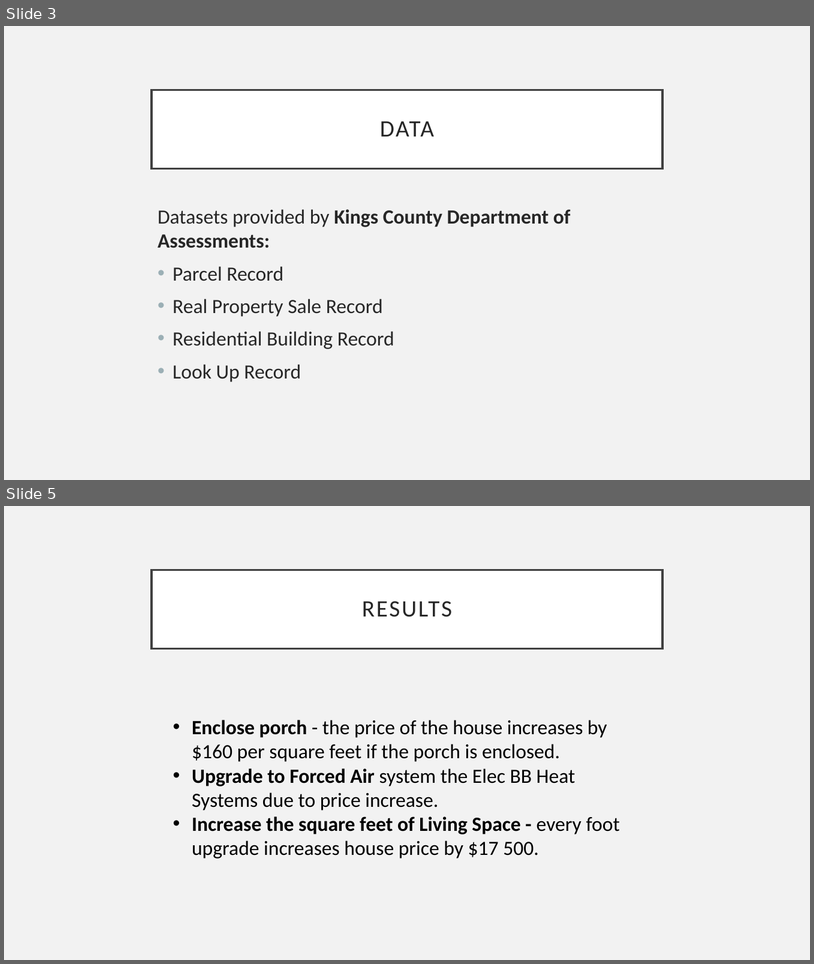
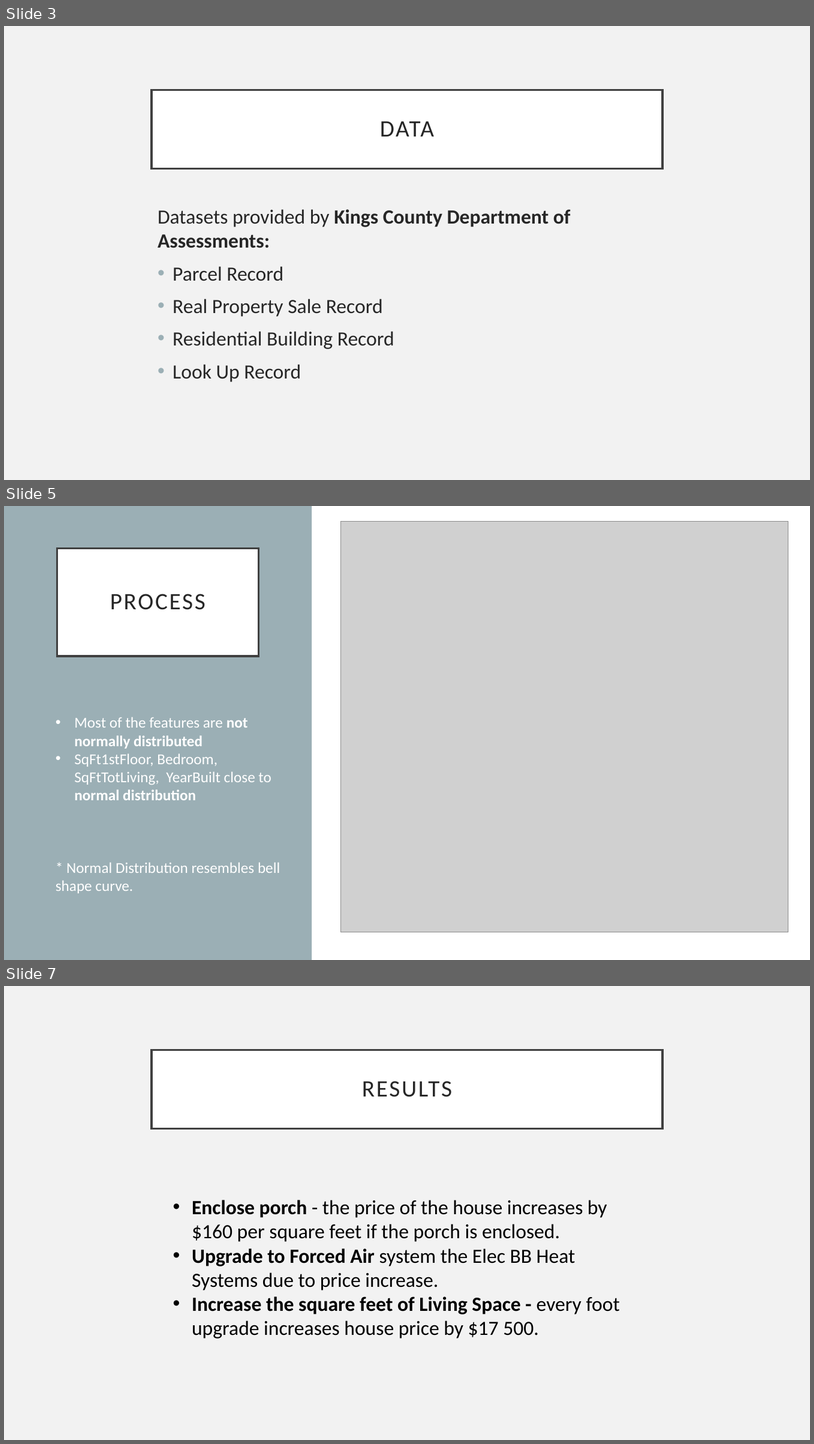
Before and after one commit to zyazyaG/Kings_County_Home_Price_Analysis, a slide deck: reports/presentation.pptx. Shown one above the other, each under a label of ours: slides 3 and 5 before the commit, slides 3, 5 and 7 after it; the slides between them are not shown. The pictures are 814x964 and 814x1444 pixels, drawn with LibreOffice and Linux fonts; fonts in the diff are those of the drawing; grey boxes stand for pictures. Boxes give left, top, right and bottom in pixels: in the first picture for what was removed or moved away, otherwise in the second. Text is boxed around its words. In the diff, an @@ line names an element or a change of style, - is before the commit and + after.

```diff
--- a/reports/presentation.pptx
+++ b/reports/presentation.pptx
@@ slide 5 added at [4, 506, 810, 960], background #FFFFFF @@
@@ rectangle added at [4, 506, 312, 960], fill #9BAFB5 @@
@@ picture added at [341, 521, 789, 932] @@
@@ title added at [57, 549, 258, 656], fill #FFFFFF, outline #404040 2.5 pt, 28 pt, text #262626 @@
+PROCESS
@@ text added at [56, 717, 280, 893], 18 pt, text #FFFFFF @@
+• Most of the features are not normally distributed
+• SqFt1stFloor, Bedroom, SqFtTotLiving, YearBuilt close to normal distribution
+* Normal Distribution resembles bell shape curve.
@@ what was slide 5 is now slide 7 @@
```
Also in this commit, not shown: 2 slides changed, 1 other slide added, 6 other files.
